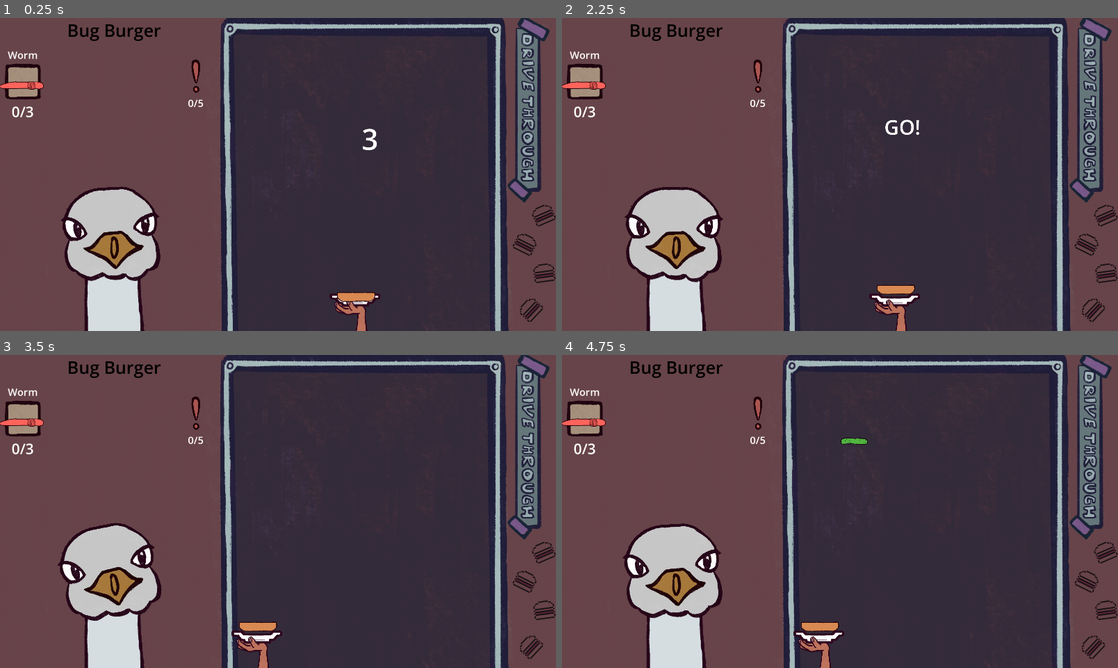
Above: before the commit, frames 1-4 (two rows, left to right).
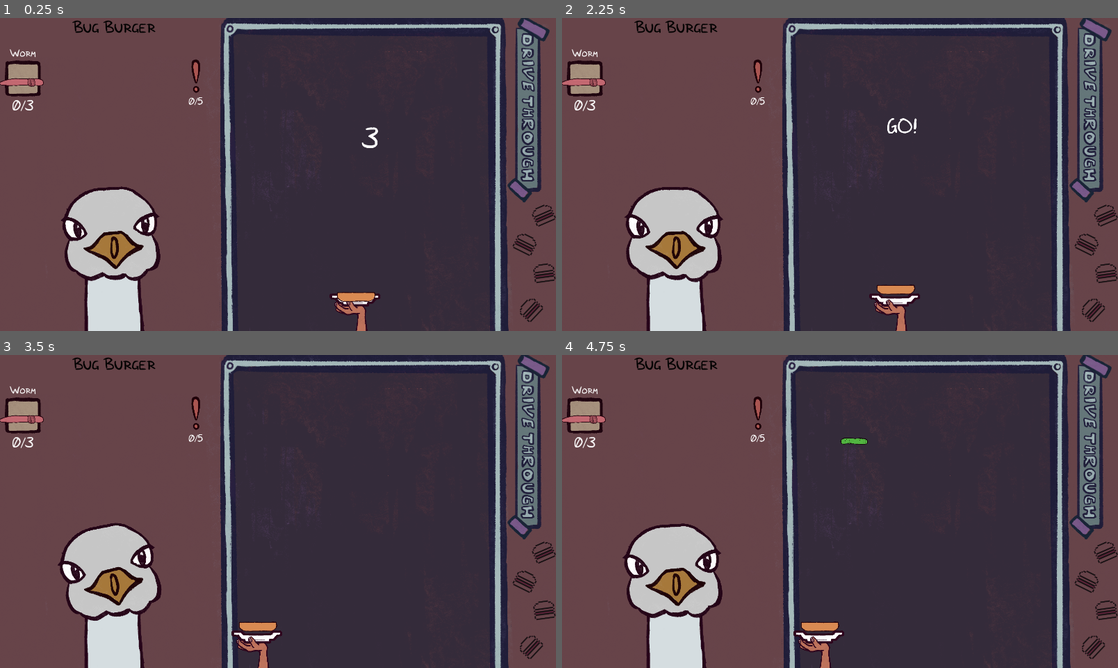
Above: after the commit, the same moments.

Repository: SirLich/funky-drive-through
Game: Godot game, scene res://game.tscn
Two runs of this game, one before a commit and one after it. Both use one fixed random seed, a clock stepped at 60 frames per second and the inputs below.
Inputs (mouse positions are in pixels of both pictures, inside the frame that each line leads up to):
- Up to frame 1 (0.25 s): no input
- Up to frame 2 (2.25 s): move the mouse to (962, 158) at 0.52 s; press the mouse at (962, 158) at 0.53 s; move the mouse to (728, 190) at 1.27 s; release the mouse at (728, 190) at 1.28 s; click (728, 190) at 1.35 s; move the mouse to (895, 105) at 2.02 s; press the mouse at (895, 105) at 2.03 s
- Up to frame 3 (3.5 s): move the mouse to (250, 574) at 2.77 s; release the mouse at (250, 574) at 2.78 s; click (250, 574) at 2.85 s
- Up to frame 4 (4.75 s): move the mouse to (1006, 558) at 3.52 s; press the mouse at (1006, 558) at 3.53 s; move the mouse to (673, 464) at 4.27 s; release the mouse at (673, 464) at 4.28 s; click (673, 464) at 4.35 s

The runs differ from the first frame. In frame 1, 1.3% of the frame differs, in the area x 0-68%, y 0-43%; in frame 2, 1.3%, in the area x 0-65%, y 0-38%; in frame 3, 1.2%; in frame 4, 1.2%.

Commit message:
More fixes

Diff:
--- a/item_types/worm.tres
+++ b/item_types/worm.tres
@@ -1,12 +1,15 @@
-[gd_resource type="Resource" script_class="ItemType" load_steps=4 format=3 uid="uid://l2kx6vi2yus8"]
+[gd_resource type="Resource" script_class="ItemType" load_steps=5 format=3 uid="uid://l2kx6vi2yus8"]
 
 [ext_resource type="Texture2D" uid="uid://i82kogf6jms2" path="res://assets/items/worm_flat.png" id="1_afy2u"]
 [ext_resource type="PackedScene" uid="uid://ogsw82lf1u2j" path="res://scenes/item/dropped_items/dropped_worm.tscn" id="1_rrd0l"]
 [ext_resource type="Script" path="res://item_type.gd" id="2_pty54"]
+[ext_resource type="PackedScene" uid="uid://bw1pv1u7i1iyd" path="res://scenes/item/dropped_items/stacked_worm.tscn" id="4_wi6qk"]
 
 [resource]
 script = ExtResource("2_pty54")
 icon = ExtResource("1_afy2u")
-color = Color(1, 0.392157, 0.360784, 1)
+color = Color(0.764706, 0.407843, 0.443137, 1)
 dropped_scene = ExtResource("1_rrd0l")
+stacked_scene = ExtResource("4_wi6qk")
 name = "Worm"
+scale_factor = 1.0
--- a/project.godot
+++ b/project.godot
@@ -31,6 +31,10 @@
 
 enabled=PackedStringArray("res://addons/softbody2d/plugin.cfg")
 
+[gui]
+
+theme/custom="res://theme.tres"
+
 [input]
 
 exit={
--- a/scenes/animal.gd
+++ b/scenes/animal.gd
@@ -24,12 +24,9 @@
 	animation_player.animation_finished.connect(on_animation_finished, CONNECT_ONE_SHOT)
 
 func on_animation_finished(anim_name):
-	if end_screen:
-		if happy:
-			become_happy()
-		else:
-			become_angry()
-	become_neutral()
+	if not end_screen:
+		become_neutral()
+
 
 func on_good_item_collected(item_type, count):
 	become_happy()
--- a/scenes/item/dropped_items/dropped_worm.tscn
+++ b/scenes/item/dropped_items/dropped_worm.tscn
@@ -22,10 +22,10 @@
 scale = Vector2(0.1, 0.1)
 
 [node name="Sprite2D" type="Sprite2D" parent="."]
-modulate = Color(0.772549, 0.388235, 0.513726, 1)
+modulate = Color(0.764706, 0.407843, 0.443137, 1)
 texture = ExtResource("1_wqm2c")
 
 [node name="AnimatedSprite2D" type="AnimatedSprite2D" parent="."]
 sprite_frames = SubResource("SpriteFrames_egfno")
 autoplay = "default"
-frame_progress = 0.994475
+frame_progress = 0.0793611
--- a/scenes/item/dropped_items/stacked_worm.tscn
+++ b/scenes/item/dropped_items/stacked_worm.tscn
@@ -37,12 +37,12 @@
 scale = Vector2(0.1, 0.1)
 
 [node name="AnimatedSprite2D2" type="AnimatedSprite2D" parent="."]
-modulate = Color(0.882353, 0.545098, 0.67451, 1)
+modulate = Color(0.764706, 0.407843, 0.443137, 1)
 sprite_frames = SubResource("SpriteFrames_2bh2y")
 autoplay = "default"
-frame_progress = 0.948052
+frame_progress = 0.930931
 
 [node name="AnimatedSprite2D" type="AnimatedSprite2D" parent="."]
 sprite_frames = SubResource("SpriteFrames_egfno")
 autoplay = "default"
-frame_progress = 0.294004
+frame_progress = 0.0836904
--- /dev/null
+++ b/theme.tres
@@ -0,0 +1,6 @@
+[gd_resource type="Theme" load_steps=2 format=3 uid="uid://bvrws0mbm0nxi"]
+
+[ext_resource type="FontFile" uid="uid://bo5l36wxnmqos" path="res://assets/fonts/rich_eating.otf" id="1_1xase"]
+
+[resource]
+default_font = ExtResource("1_1xase")
Binary file added: assets/fonts/rich_eating.otf
Not shown, added: assets/fonts/rich_eating.otf.import
Not shown, added: assets/fonts/rich_eating_credit.txt
